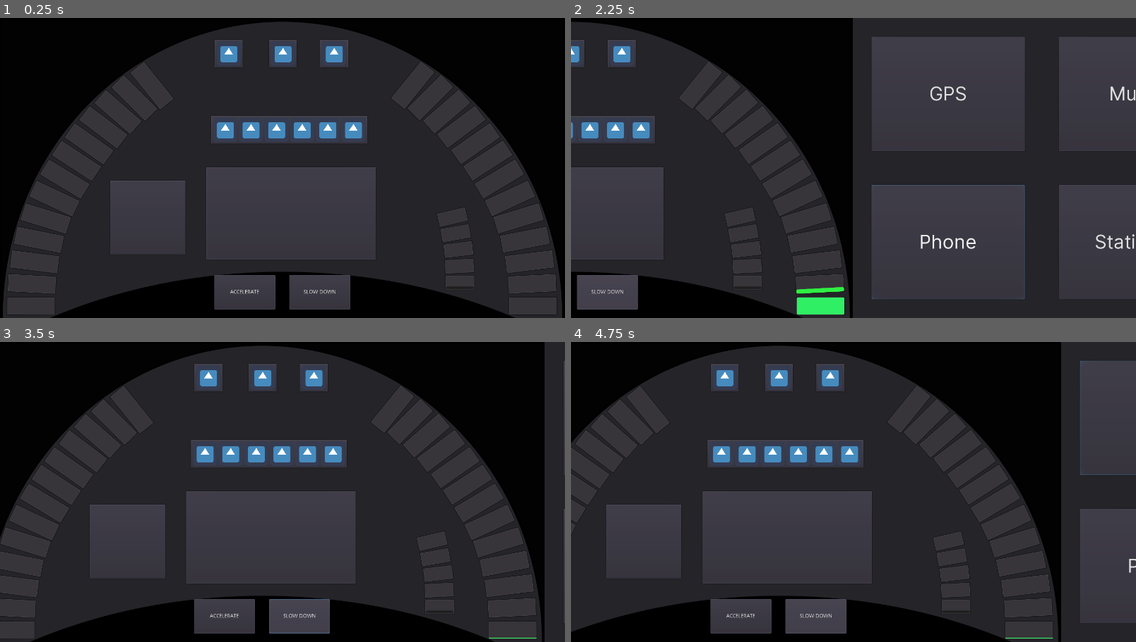
Above: before the commit, frames 1-4 (two rows, left to right).
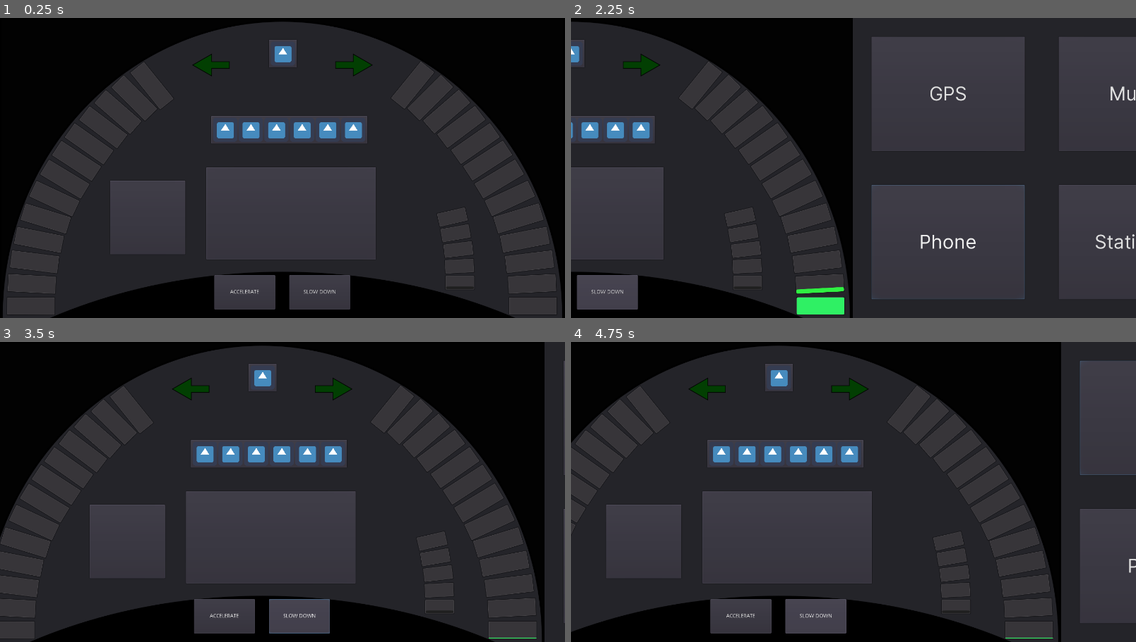
Above: after the commit, the same moments.

Repository: przadkap/car-dashboard
Game: Godot game, scene res://BTWScreen/BehindTheWheelScreen.tscn
Two runs of this game, one before a commit and one after it. Both use one fixed random seed, a clock stepped at 60 frames per second and the inputs below. The engine's default icon, where the game draws it, is replaced by a stand-in: a white triangle on a blue panel in a dark square.
Inputs:
- Up to frame 1 (0.25 s): no input
- Up to frame 2 (2.25 s): click "ACCELERATE" at 0.5 s; click "SLOW DOWN" at 1.25 s; tap Enter at 2 s; hold Right from 2.03 s (still down); tap 0 at 2.1 s
- Up to frame 3 (3.5 s): release Right at 2.78 s; hold Left from 2.78 s (still down); tap 1 at 2.85 s
- Up to frame 4 (4.75 s): release Left at 3.53 s; hold Right 3.53-4.28 s; tap 0 at 3.6 s; hold Up from 4.28 s (still down); tap 1 at 4.35 s

The runs differ from the first frame. In frame 1, 1.2% of the frame differs, in the area x 34-66%, y 7-92%; in frame 2, 0.6%; in frame 3, 1.2%, in the area x 30-95%, y 7-99%; in frame 4, 1.2%.

Commit message:
add turn signals

Diff:
--- a/Car Dashboard/App.gd
+++ b/Car Dashboard/App.gd
@@ -5,6 +5,9 @@
 # var a = 2
 # var b = "text"
 
+signal turn_left
+signal turn_right
+signal turn_off
 
 # Called when the node enters the scene tree for the first time.
 func _ready():
@@ -15,3 +18,9 @@
 		$Camera.position.x = int(get_viewport_rect().size.x * 1.5)
 	elif(event.pressed and event.scancode == KEY_1):
 		$Camera.position.x = int(get_viewport_rect().size.x * 0.5)
+	elif(event.pressed and event.scancode == KEY_RIGHT):
+		emit_signal("turn_right")
+	elif(event.pressed and event.scancode == KEY_LEFT):
+		emit_signal("turn_left")
+	elif(event.pressed and event.scancode == KEY_UP):
+		emit_signal("turn_off")
--- a/Car Dashboard/BTWScreen/BehindTheWheelScreen.tscn
+++ b/Car Dashboard/BTWScreen/BehindTheWheelScreen.tscn
@@ -8,6 +8,14 @@
 [ext_resource path="res://images/BTWMask.png" type="Texture" id=6]
 [ext_resource path="res://fonts/Inter-V.ttf" type="DynamicFontData" id=7]
 [ext_resource path="res://styleboxes/level-1.tres" type="StyleBox" id=8]
+[ext_resource path="res://images/turn_active.png" type="Texture" id=9]
+[ext_resource path="res://images/turn_idle.png" type="Texture" id=10]
+[ext_resource path="res://BTWScreen/TurnLeft.gd" type="Script" id=11]
+[ext_resource path="res://BTWScreen/TurnRight.gd" type="Script" id=12]
+
+[sub_resource type="StyleBoxEmpty" id=3]
+
+[sub_resource type="StyleBoxEmpty" id=4]
 
 [sub_resource type="StyleBoxFlat" id=1]
 content_margin_left = 50.0
@@ -21,8 +29,10 @@
 font_data = ExtResource( 7 )
 
 [node name="App" type="Control"]
-margin_right = 3000.0
-margin_bottom = 800.0
+margin_left = 2.1189
+margin_top = 1.05946
+margin_right = 3002.12
+margin_bottom = 801.059
 script = ExtResource( 2 )
 __meta__ = {
 "_edit_use_anchors_": false
@@ -522,40 +532,44 @@
 }
 
 [node name="TurnLeft" type="PanelContainer" parent="BTWScreen"]
-margin_left = 568.0
-margin_top = 56.0
-margin_right = 646.0
-margin_bottom = 134.0
+margin_left = 510.0
+margin_top = 95.0
+margin_right = 610.0
+margin_bottom = 156.0
+custom_styles/panel = SubResource( 3 )
+script = ExtResource( 11 )
 __meta__ = {
 "_edit_group_": true,
-"_edit_lock_": true,
 "_edit_use_anchors_": false
 }
 
 [node name="TextureRect" type="TextureRect" parent="BTWScreen/TurnLeft"]
-margin_left = 7.0
-margin_top = 7.0
-margin_right = 71.0
-margin_bottom = 71.0
-texture = ExtResource( 5 )
+margin_right = 100.0
+margin_bottom = 61.0
+texture = ExtResource( 9 )
+stretch_mode = 1
+
+[node name="TurnTimer" type="Timer" parent="BTWScreen/TurnLeft"]
 
 [node name="TurnRight" type="PanelContainer" parent="BTWScreen"]
-margin_left = 848.0
-margin_top = 56.0
-margin_right = 926.0
-margin_bottom = 134.0
+margin_left = 890.0
+margin_top = 95.0
+margin_right = 990.0
+margin_bottom = 156.0
+custom_styles/panel = SubResource( 4 )
+script = ExtResource( 12 )
 __meta__ = {
 "_edit_group_": true,
-"_edit_lock_": true,
 "_edit_use_anchors_": false
 }
 
 [node name="TextureRect" type="TextureRect" parent="BTWScreen/TurnRight"]
-margin_left = 7.0
-margin_top = 7.0
-margin_right = 71.0
-margin_bottom = 71.0
-texture = ExtResource( 5 )
+margin_right = 100.0
+margin_bottom = 61.0
+texture = ExtResource( 10 )
+flip_h = true
+
+[node name="TurnTimer" type="Timer" parent="BTWScreen/TurnRight"]
 
 [node name="WarningLED" type="PanelContainer" parent="BTWScreen"]
 margin_left = 712.0
@@ -782,7 +796,15 @@
 size_flags_vertical = 3
 custom_fonts/font = SubResource( 2 )
 text = "GPS"
+[connection signal="turn_left" from="." to="BTWScreen/TurnLeft" method="_on_App_turn_left"]
+[connection signal="turn_left" from="." to="BTWScreen/TurnRight" method="_on_App_turn_off"]
+[connection signal="turn_off" from="." to="BTWScreen/TurnLeft" method="_on_App_turn_off"]
+[connection signal="turn_off" from="." to="BTWScreen/TurnRight" method="_on_App_turn_off"]
+[connection signal="turn_right" from="." to="BTWScreen/TurnLeft" method="_on_App_turn_off"]
+[connection signal="turn_right" from="." to="BTWScreen/TurnRight" method="_on_App_turn_right"]
 [connection signal="speed_changed" from="BTWScreen/Accelerometer" to="BTWScreen/Tachometer" method="_on_Accelerometer_speed_changed"]
+[connection signal="timeout" from="BTWScreen/TurnLeft/TurnTimer" to="BTWScreen/TurnLeft" method="_on_TurnTimer_timeout"]
+[connection signal="timeout" from="BTWScreen/TurnRight/TurnTimer" to="BTWScreen/TurnRight" method="_on_TurnTimer_timeout"]
 [connection signal="pressed" from="BTWScreen/AccelerateButton" to="BTWScreen/Accelerometer" method="_on_Accelerate_pressed"]
 [connection signal="pressed" from="BTWScreen/AccelerateButton2" to="BTWScreen/Accelerometer" method="_on_Decelerate_pressed"]
 [connection signal="timeout" from="BTWScreen/SpeedCheck" to="BTWScreen/Accelerometer" method="_on_SpeedCheck_timeout"]
--- /dev/null
+++ b/Car Dashboard/BTWScreen/TurnLeft.gd
@@ -0,0 +1,32 @@
+extends PanelContainer
+
+var active = false
+
+func _ready():
+	$TextureRect.texture = load("res://images/turn_idle.png")
+
+
+func _on_App_turn_left():
+#	$TextureRect.texture = load()
+	active = true
+	$TurnTimer.start()
+	$TextureRect.texture = load("res://images/turn_active.png")
+
+
+
+func _on_TurnTimer_timeout():
+
+	if active:
+		$TextureRect.texture = load("res://images/turn_idle.png")
+	else:
+		$TextureRect.texture = load("res://images/turn_active.png")
+
+	active = !active
+
+
+
+
+func _on_App_turn_off():
+	$TurnTimer.stop()
+	active = false
+	$TextureRect.texture = load("res://images/turn_idle.png")
--- /dev/null
+++ b/Car Dashboard/BTWScreen/TurnRight.gd
@@ -0,0 +1,31 @@
+extends PanelContainer
+
+var active = false
+
+func _ready():
+	$TextureRect.texture = load("res://images/turn_idle.png")
+
+
+func _on_App_turn_right():
+	active = true
+	$TurnTimer.start()
+	$TextureRect.texture = load("res://images/turn_active.png")
+
+
+
+func _on_TurnTimer_timeout():
+
+	if active:
+		$TextureRect.texture = load("res://images/turn_idle.png")
+	else:
+		$TextureRect.texture = load("res://images/turn_active.png")
+
+	active = !active
+
+
+
+
+func _on_App_turn_off():
+	$TurnTimer.stop()
+	active = false
+	$TextureRect.texture = load("res://images/turn_idle.png")
Not shown: 1 places in Car Dashboard/BTWScreen/BehindTheWheelScreen.tscn that only renumber resources
Binary file added: Car Dashboard/images/turn_active.png
Not shown, added: Car Dashboard/images/turn_active.png.import
Binary file added: Car Dashboard/images/turn_idle.png
Not shown, added: Car Dashboard/images/turn_idle.png.import
Not shown, added: Car Dashboard/images/turn_left_active.png.import
Not shown, added: Car Dashboard/images/turn_left_active_1.png.import
Not shown, added: Car Dashboard/images/turn_right_active.png.import
